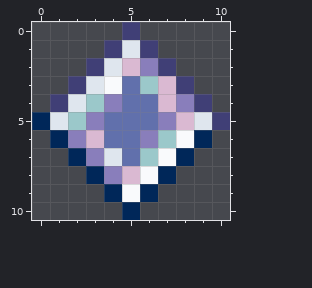
A pixel-art sprite gets an edit: deckedoutdungeon/src/main/java/com/sm713179/deckedoutdungeon/content/icon/attribute/diamond.png. The picture above is the old version.
The file is 11x11 pixels.
And afterwards:
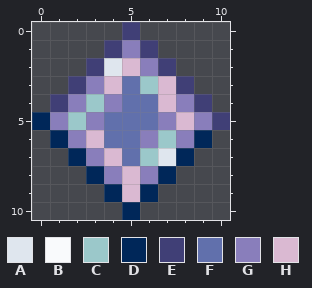
Palette (. is transparent): A #dfe6ee  B #f9fafc  C #9bc8ca  D #002759  E #403f76  F #6170ac  G #897ebb  H #dab9d2
Author's note on the commit: Darkened the diamond texture to make labels more readable
Changes in this commit:
{"y":1,"x":5,"old":"A","new":"G"}
{"y":3,"x":3,"old":"AB","new":"GH"}
{"y":4,"x":2,"old":"A","new":"G"}
{"y":5,"x":1,"old":"A","new":"G"}
{"y":5,"x":9,"old":"A","new":"G"}
{"y":6,"x":8,"old":"B","new":"G"}
{"y":7,"x":4,"old":"A","new":"H"}
{"y":7,"x":7,"old":"B","new":"A"}
{"y":8,"x":6,"old":"B","new":"G"}
{"y":9,"x":5,"old":"B","new":"H"}
{"label":"changed","picture_box":[50,40,212,202]}
